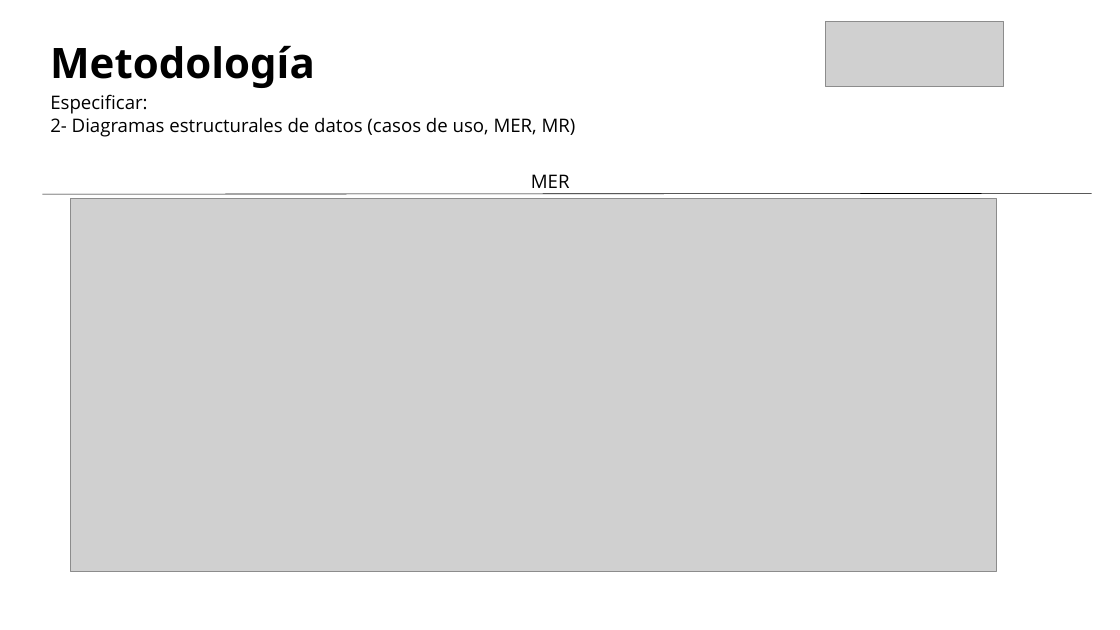
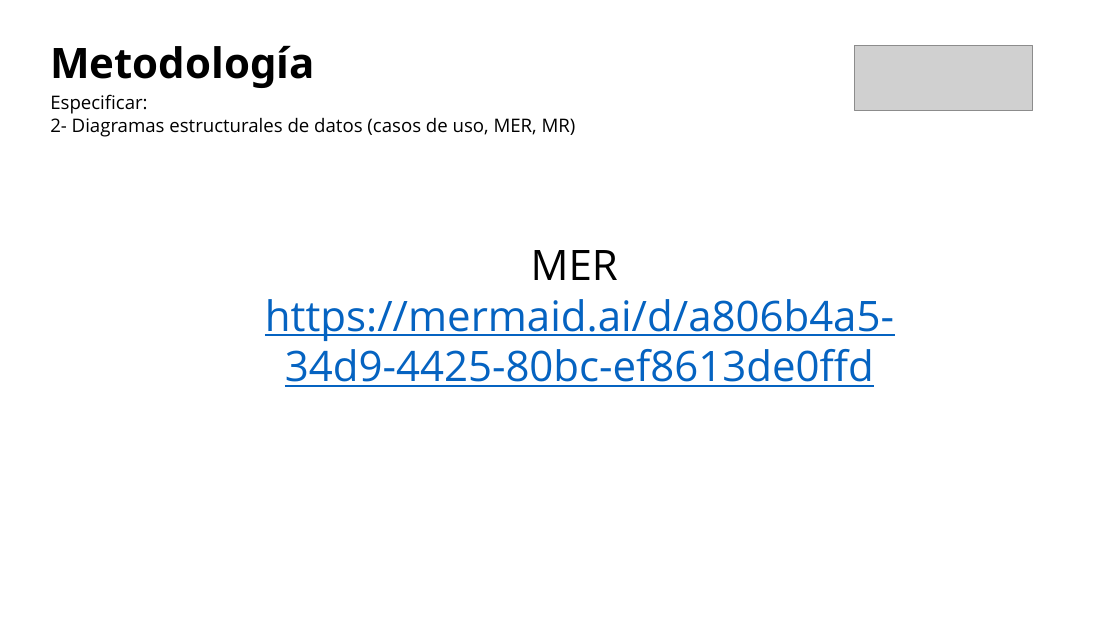
Before and after one commit to SebastianPacheco05/Reservify, a slide deck: slide 15 of docs/docs/files/GC-F-004FormatoPlantillaPresentacionPowerPointInteractiva.pptx (slide 13 before the commit). Drawn at 1120x630 pixels with LibreOffice and Linux fonts; fonts in the diff are those of the drawing; grey boxes stand for pictures; background and template pictures are left out. Boxes give left, top, right and bottom in pixels: in the first picture for what was removed or moved away, otherwise in the second. Text is boxed around its words. In the diff, an @@ line names an element or a change of style, - is before the commit and + after.

```diff
--- a/docs/docs/files/GC-F-004FormatoPlantillaPresentacionPowerPointInteractiva.pptx
+++ b/docs/docs/files/GC-F-004FormatoPlantillaPresentacionPowerPointInteractiva.pptx
@@ picture: place and size @@
-picture at (826,21,1004,87)
+picture at (854,45,1033,111)
@@ text removed at (531,174,570,188) @@
-MER
@@ line removed from (43, 194) to (1092, 193) @@
@@ picture removed at (70,198,996,571) @@
@@ text added at (265,250,894,387), 36 pt, text #0563C1, underline @@
+MER https://mermaid.ai/d/a806b4a5-34d9-4425-80bc-ef8613de0ffd
```
Also in this commit, not shown: 16 other slides changed, 4 slides added, 1 slide removed, 5 other files.
